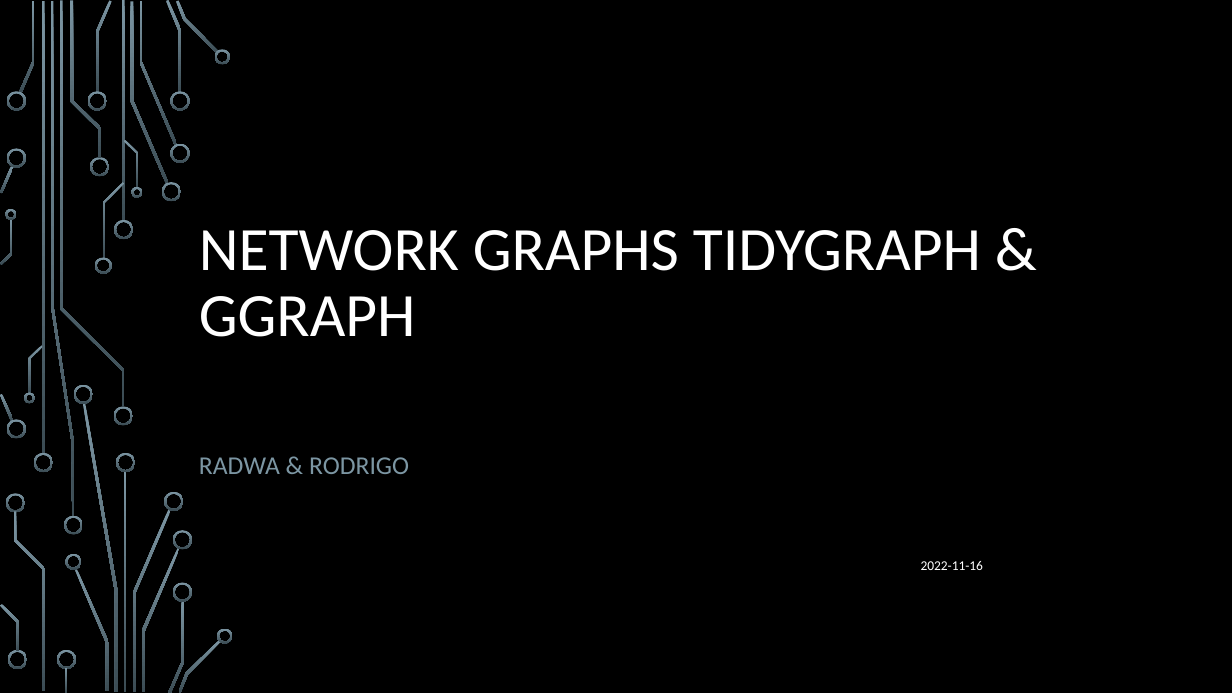
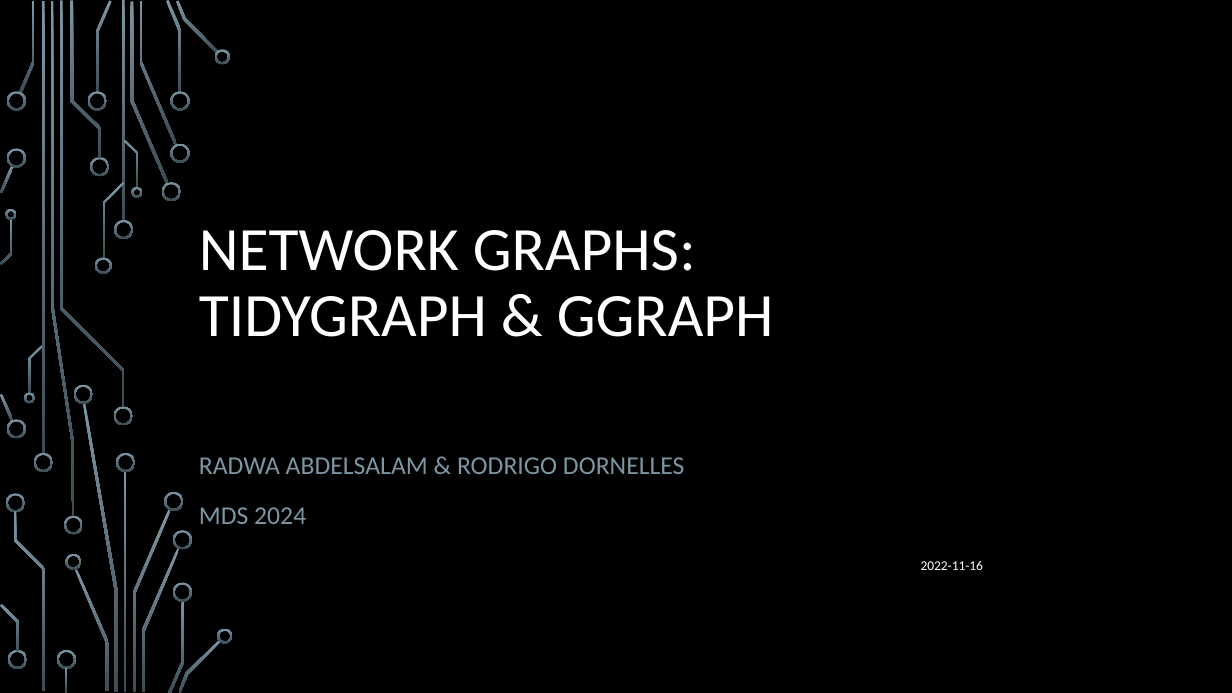
Before and after one commit to intro-to-data-science-22-workshop/07-network-graphs-adbdelsalam-dornelles, a slide deck: slide 1 of presentation.pptx. Drawn at 1232x693 pixels with LibreOffice and Linux fonts; fonts in the diff are those of the drawing; background and template pictures are left out. Boxes give left, top, right and bottom in pixels: in the first picture for what was removed or moved away, otherwise in the second. Text is boxed around its words. In the diff, an @@ line names an element or a change of style, - is before the commit and + after.

Commit message:
presentation

```diff
--- a/presentation.pptx
+++ b/presentation.pptx
@@ title at [199, 230, 774, 337]: text changed @@
-NETWORK GRAPHS TIDYGRAPH & GGRAPH
+NETWORK GRAPHS:
+TIDYGRAPH & GGRAPH
@@ subtitle at [199, 457, 685, 524]: text changed @@
-RADWA & RODRIGO
+RADWA ABDELSALAM & RODRIGO DORNELLES
+MDS 2024
```
Also in this commit, not shown: 1 other slide changed.
